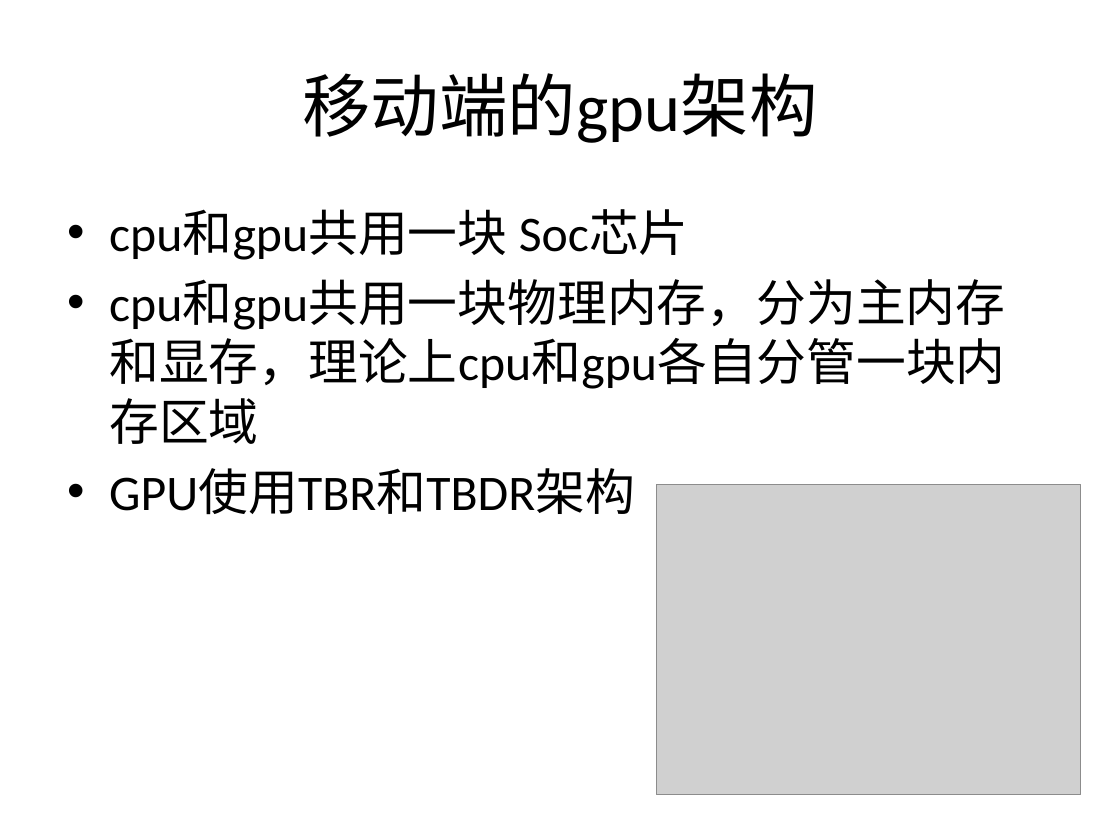
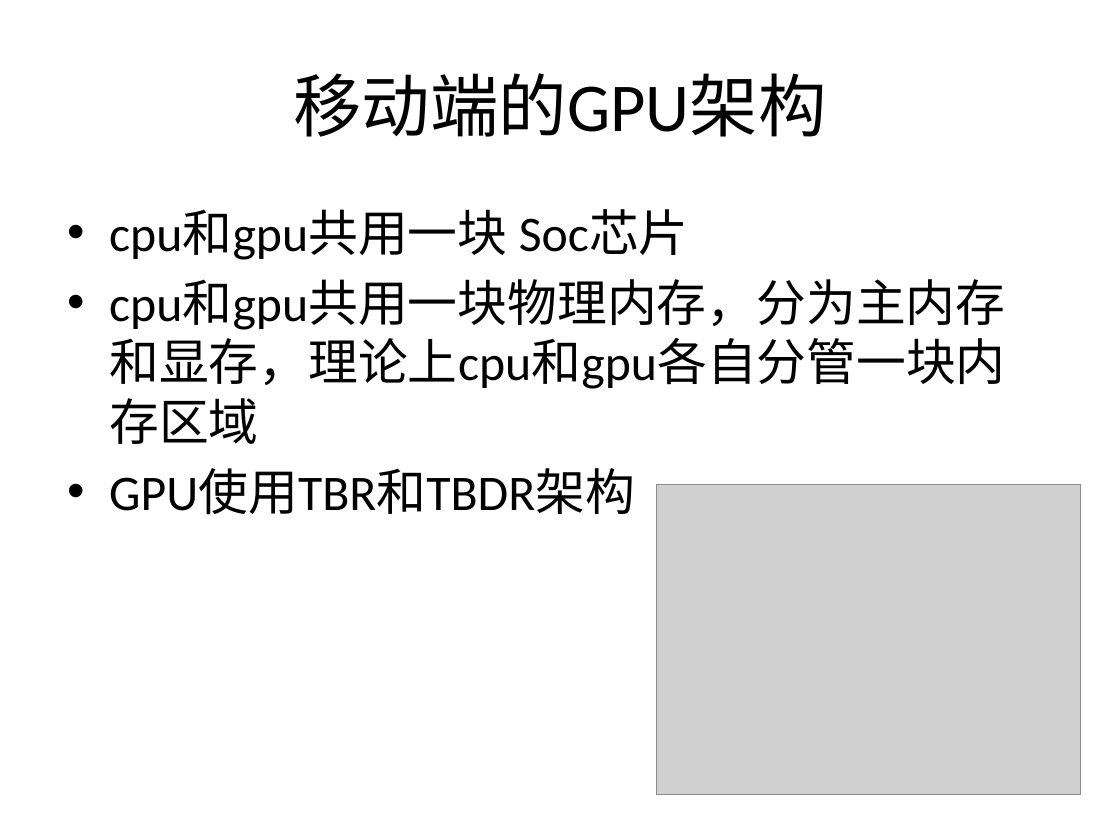
Before and after one commit to eangulee/UnityPerformanceOptimization, a slide deck: slide 6 of GPU Render Pipepline.pptx (slide 5 before the commit). Drawn at 1120x840 pixels with LibreOffice and Linux fonts; fonts in the diff are those of the drawing; grey boxes stand for pictures. Boxes give left, top, right and bottom in pixels: in the first picture for what was removed or moved away, otherwise in the second. Text is boxed around its words. In the diff, an @@ line names an element or a change of style, - is before the commit and + after.

```diff
--- a/GPU Render Pipepline.pptx
+++ b/GPU Render Pipepline.pptx
@@ title at bbox=[293, 73, 826, 137]: text changed @@
-移动端的gpu架构
+移动端的GPU架构
```
Also in this commit, not shown: 1 slide added.
